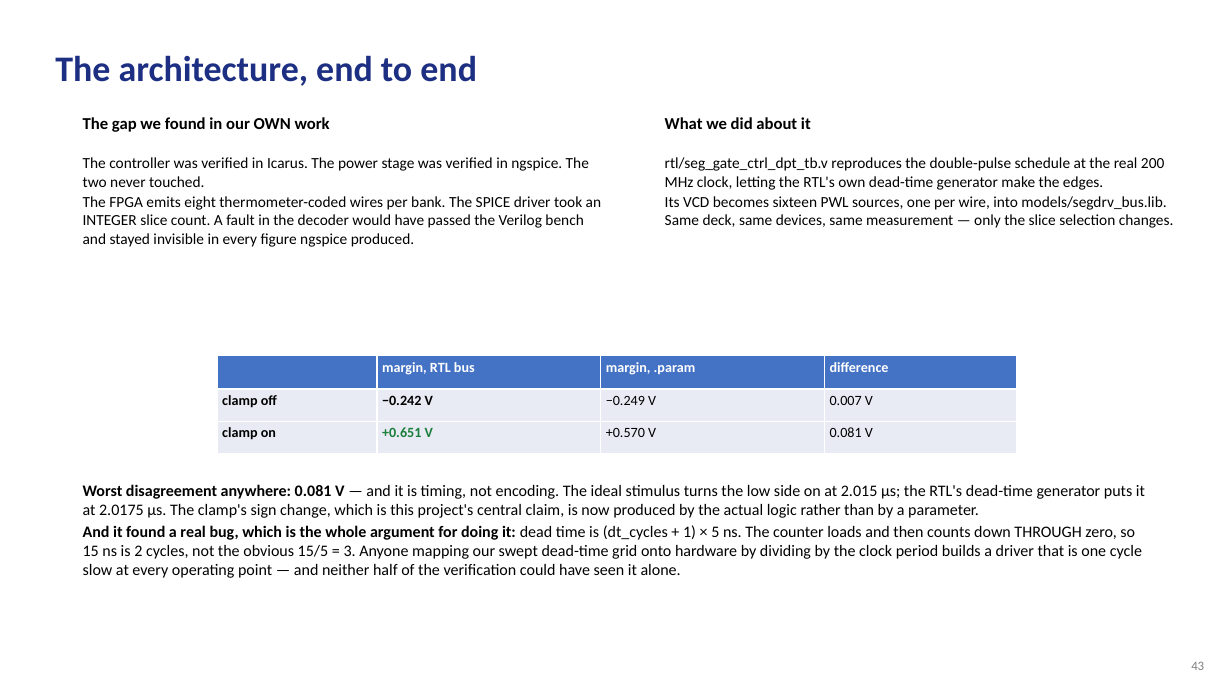
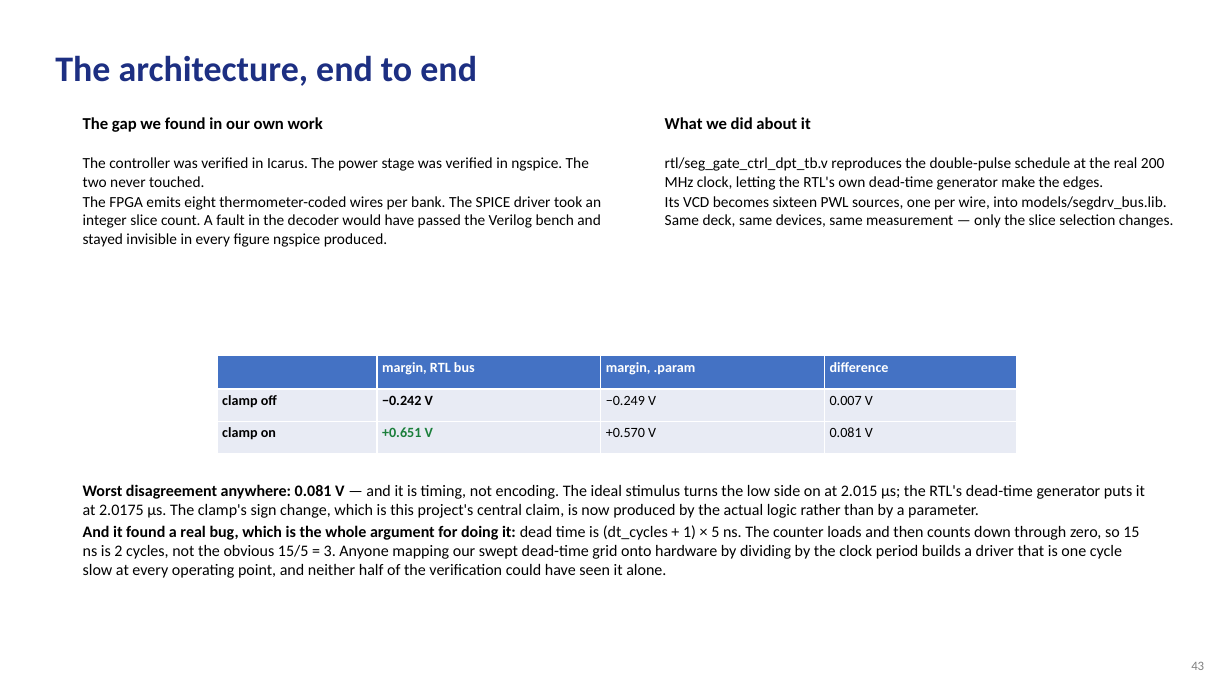
Before and after one commit to Amritha902/gan-driver, a slide deck: slide 43 of review/GaN_Review1_BACKUP.pptx. Drawn at 1232x693 pixels with LibreOffice and Linux fonts; fonts in the diff are those of the drawing. Boxes give left, top, right and bottom in pixels: in the first picture for what was removed or moved away, otherwise in the second. Text is boxed around its words. In the diff, an @@ line names an element or a change of style, - is before the commit and + after.

```diff
--- a/review/GaN_Review1_BACKUP.pptx
+++ b/review/GaN_Review1_BACKUP.pptx
@@ text at bbox=[83, 117, 323, 132]: text changed @@
-The gap we found in our OWN work
+The gap we found in our own work
@@ text at bbox=[83, 196, 601, 247]: text changed @@
-The FPGA emits eight thermometer-coded wires per bank. The SPICE driver took an INTEGER slice count. A fault in the decoder would have passed the Verilog bench and stayed invisible in every figure ngspice produced.
+The FPGA emits eight thermometer-coded wires per bank. The SPICE driver took an integer slice count. A fault in the decoder would have passed the Verilog bench and stayed invisible in every figure ngspice produced.
@@ text at bbox=[83, 525, 1139, 578]: text changed @@
-And it found a real bug, which is the whole argument for doing it: dead time is (dt_cycles + 1) × 5 ns. The counter loads and then counts down THROUGH zero, so 15 ns is 2 cycles, not the obvious 15/5 = 3. Anyone mapping our swept dead-time grid onto hardware by dividing by the clock period builds a driver that is one cycle slow at every operating point — and neither half of the verification could have seen it alone.
+And it found a real bug, which is the whole argument for doing it: dead time is (dt_cycles + 1) × 5 ns. The counter loads and then counts down through zero, so 15 ns is 2 cycles, not the obvious 15/5 = 3. Anyone mapping our swept dead-time grid onto hardware by dividing by the clock period builds a driver that is one cycle slow at every operating point, and neither half of the verification could have seen it alone.
```
Also in this commit, not shown: 43 other slides changed, 10 other files.
